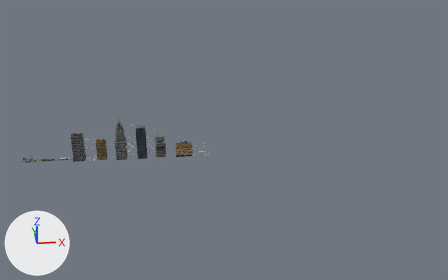
Before and after pictures for a commit that changed the Blender file assets/3d/arena_survivor.blend.
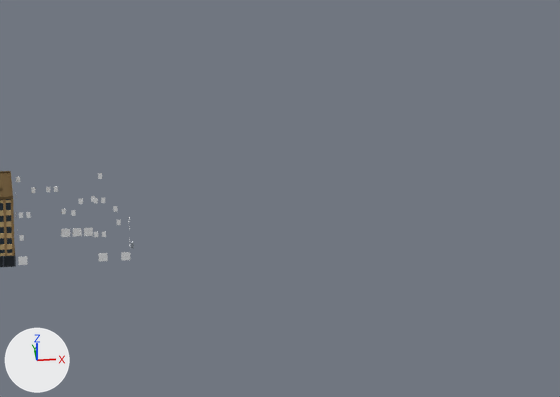
The first picture shows the older version from a camera (50 mm lens) standing at (860.0, -3068.0, 1766.0) and looking at (1136.0, -5.0, 87.0). The close-ups show the older and then the newer version on the part from 43% to 60% of the width and 42% to 62% of the height of that picture. Only the edits that show in the close-ups are written down. Lighting does not change. The marker at lower left points along +X, +Y and +Z.

In view in the first close-up: 'env_city_midrise', 'env_city_midrise_lit'.
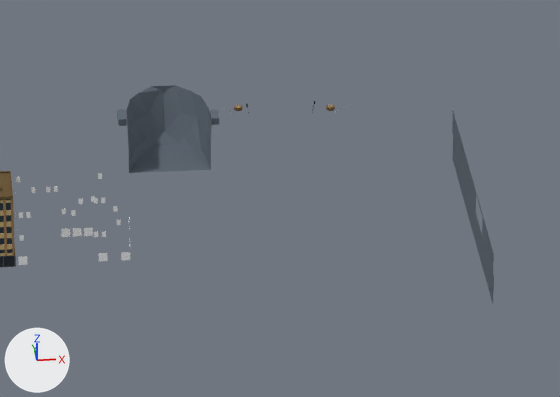
What changed in the scene script:
```text
Add me_env_fallow_mid_port:
    me_env_fallow_mid_port.from_pydata(...)  # 40 vertices, 30 faces; spans x -36.0..-34.0, y -100.0..140.0, z -8.0..40.0
    me_env_fallow_mid_port.materials.append(mat_palette)  # picture img_palette
Add me_env_fallow_bow_trim:
    me_env_fallow_bow_trim.from_pydata(...)  # 136 vertices, 92 faces; spans x -54.2..54.2, y 146.8..187.2, z 17.0..45.1
    me_env_fallow_bow_trim.materials.append(mat_palette)  # picture img_palette
Add me_env_fallow_bow:
    me_env_fallow_bow.from_pydata(...)  # 56 vertices, 41 faces; spans x -42.0..42.0, y 140.0..207.0, z -8.0..38.0
    me_env_fallow_bow.materials.append(mat_palette)  # picture img_palette
Add ob_env_fallow_mid_port:
    ob_env_fallow_mid_port = bpy.data.objects.new('env_fallow_mid_port', me_env_fallow_mid_port)
    ob_env_fallow_mid_port.location = (1367.0, 0.0, 0.0)
Add ob_env_fallow_bow_trim:
    ob_env_fallow_bow_trim = bpy.data.objects.new('env_fallow_bow_trim', me_env_fallow_bow_trim)
    ob_env_fallow_bow_trim.location = (1191.2, 0.0, 0.0)
Add ob_env_fallow_bow:
    ob_env_fallow_bow = bpy.data.objects.new('env_fallow_bow', me_env_fallow_bow)
    ob_env_fallow_bow.location = (1093.4, 0.0, 0.0)
```

Where the change shows, as pixel boxes [x1, y1, x2, y2] in the close-ups (560 x 397 px):
'env_fallow_bow', added (blue)
    after: [117, 85, 219, 173]
'env_fallow_mid_port', added
    after: [452, 111, 494, 303]
'env_fallow_bow_trim', added
    after: [222, 101, 348, 114]
